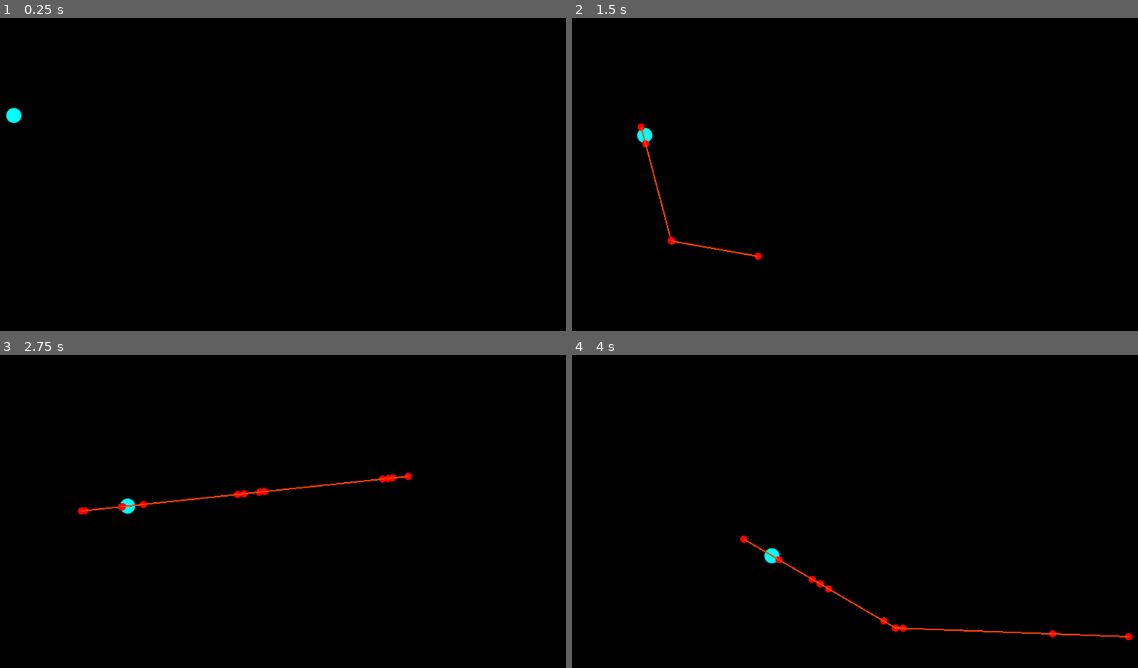
Above: before the commit, frames 1-4 (two rows, left to right).
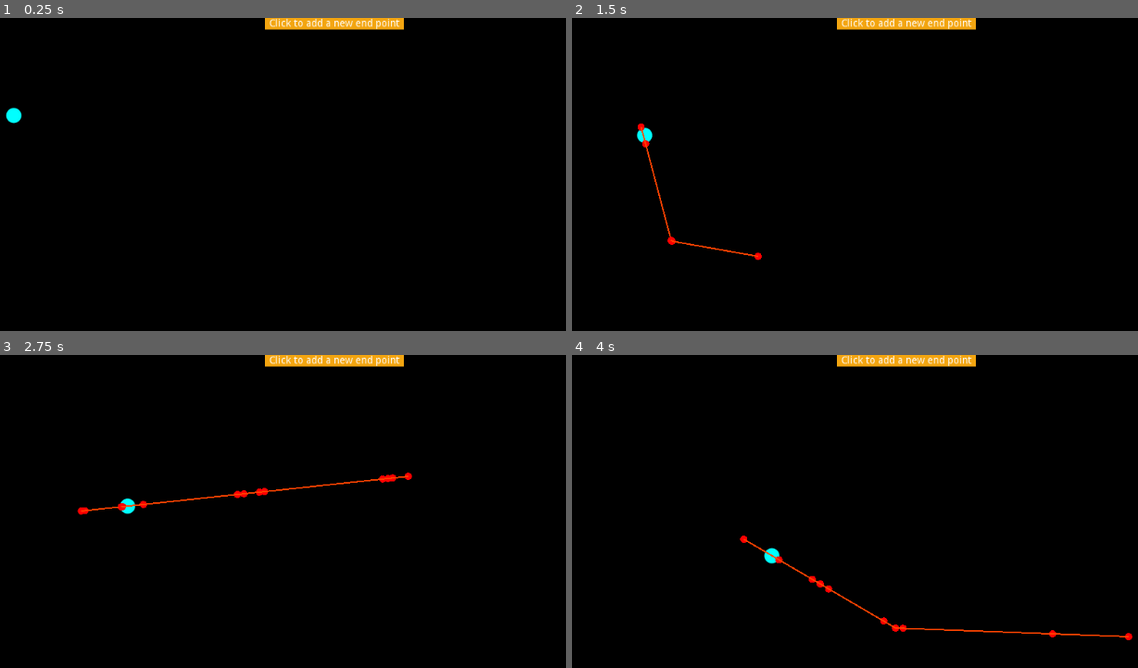
Above: after the commit, the same moments.

Repository: dweremeichik/godot_navigation2d_generator_plugin
Game: Godot game, scene res://demo/Demo.tscn
Two runs of this game, one before a commit and one after it. Both use one fixed random seed, a clock stepped at 60 frames per second and the inputs below.
Inputs (mouse positions are in pixels of both pictures, inside the frame that each line leads up to):
- Up to frame 1 (0.25 s): no input
- Up to frame 2 (1.5 s): tap Enter at 0.5, 1.25 s; move the mouse to (1070, 212) at 0.52 s; press the mouse at (1070, 212) at 0.53 s; move the mouse to (758, 255) at 1.27 s; release the mouse at (758, 255) at 1.28 s; click (758, 255) at 1.35 s
- Up to frame 3 (2.75 s): tap Enter at 2 s; move the mouse to (407, 477) at 2.02 s; press the mouse at (407, 477) at 2.03 s
- Up to frame 4 (4 s): tap Enter at 2.75, 3.5 s; move the mouse to (871, 658) at 2.77 s; release the mouse at (871, 658) at 2.78 s; click (871, 658) at 2.85 s; move the mouse to (1126, 636) at 3.52 s; press the mouse at (1126, 636) at 3.53 s

The runs differ from the first frame. In frame 1, 0.9% of the frame differs, in the area x 46-72%, y 0-4%; in frame 2, 0.9%; in frame 3, 0.9%; in frame 4, 0.9%.

Commit message:
Add basic instructions to demo

Diff:
--- a/demo/Demo.tscn
+++ b/demo/Demo.tscn
@@ -17,7 +17,32 @@
 
 [node name="Test" type="Node2D"]
 
-[node name="ColorRect" type="ColorRect" parent="."]
+[node name="LabelCanvasLayer" type="CanvasLayer" parent="."]
+
+[node name="ColorRect" type="ColorRect" parent="LabelCanvasLayer"]
+anchor_left = 0.5
+anchor_right = 0.5
+margin_left = -96.0
+margin_right = 96.0
+margin_bottom = 16.0
+color = Color( 0.953125, 0.647607, 0.064346, 1 )
+__meta__ = {
+"_edit_use_anchors_": false
+}
+
+[node name="Label" type="Label" parent="LabelCanvasLayer"]
+anchor_left = 0.5
+anchor_right = 0.5
+margin_left = -90.0
+margin_top = 1.0
+margin_right = 90.0
+margin_bottom = 15.0
+text = "Click to add a new end point"
+__meta__ = {
+"_edit_use_anchors_": false
+}
+
+[node name="BackgroundColorRect" type="ColorRect" parent="."]
 margin_right = 1024.0
 margin_bottom = 600.0
 mouse_filter = 2
